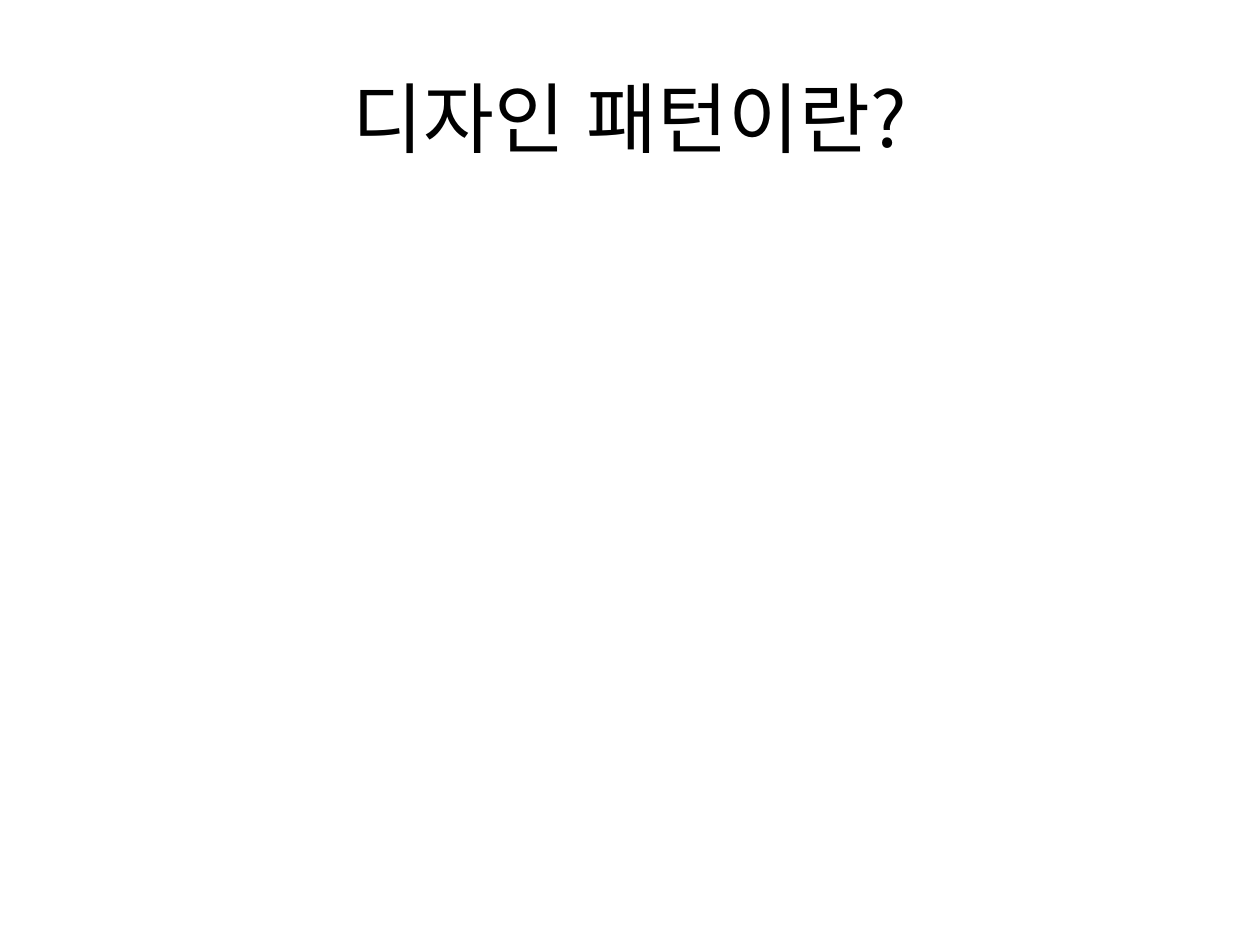
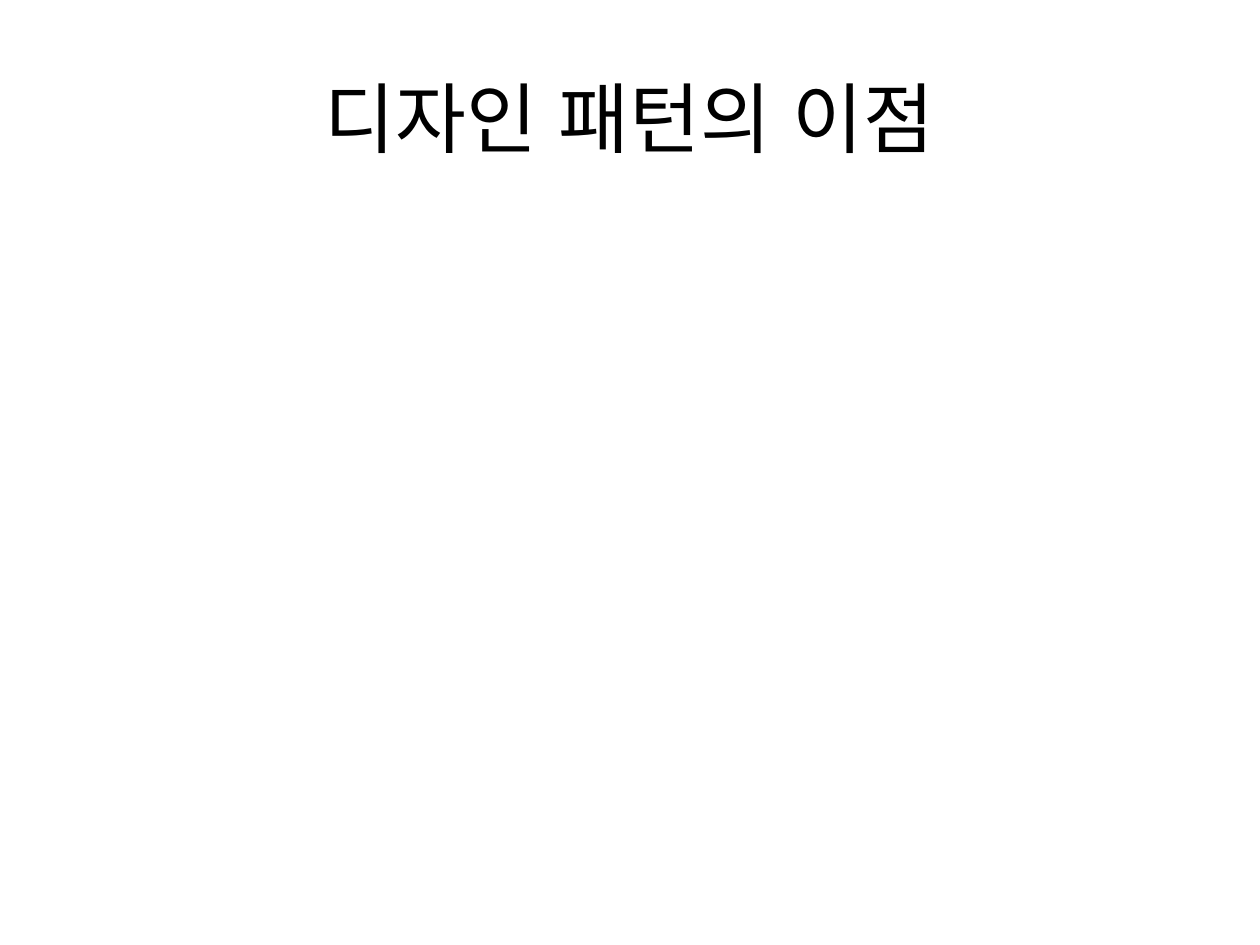
Before and after one commit to jboa86/designpattern, a slide deck: slide 3 of doc/Design pattern.pptx (slide 2 before the commit). Drawn at 1260x945 pixels with LibreOffice and Linux fonts; fonts in the diff are those of the drawing. Boxes give left, top, right and bottom in pixels: in the first picture for what was removed or moved away, otherwise in the second. Text is boxed around its words. In the diff, an @@ line names an element or a change of style, - is before the commit and + after.

```diff
--- a/doc/Design pattern.pptx
+++ b/doc/Design pattern.pptx
@@ title at (325, 83, 935, 153): text changed @@
-디자인 패턴이란?
+디자인 패턴의 이점
```
Also in this commit, not shown: 1 other slide changed, 6 slides added, 1 other file.
